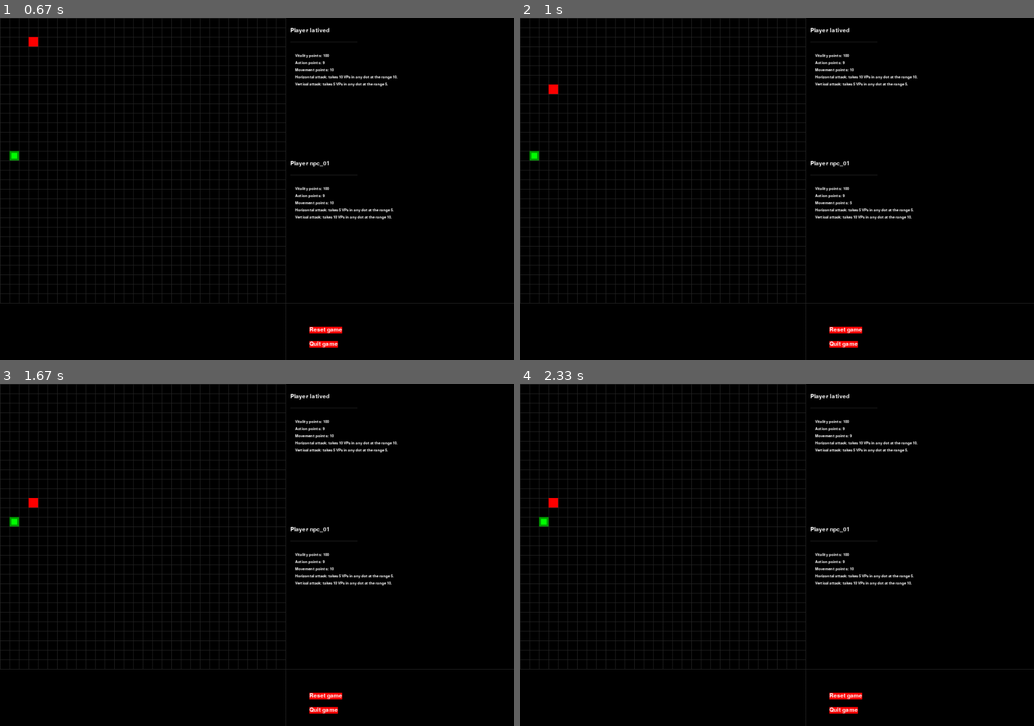
Above: before the commit, frames 1-4 (two rows, left to right).
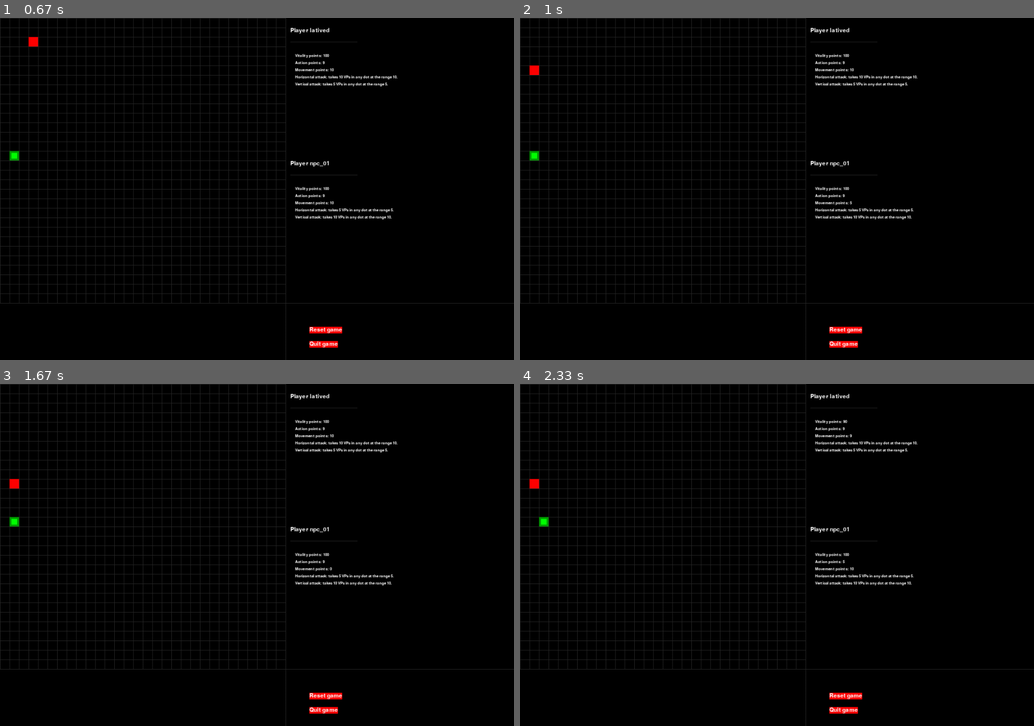
Above: after the commit, the same moments.

Repository: latived/ia2-p1
Game: pygame game, started from game.py
Same seed, same stepped clock (60 frames per second), same inputs: the game is played once before the commit and once after it.
Inputs:
- Up to frame 1 (0.67 s): tap Enter at 0.33 s
- Up to frame 2 (1 s): tap P at 0.67 s
- Up to frame 3 (1.67 s): no input
- Up to frame 4 (2.33 s): hold Right from 2 s (still down)

Frame 1 is identical in both runs. In frame 2, 0.1% of the frame differs, in the area x 1-8%, y 13-23%; in frame 3, 0.1%; in frame 4, 0.1%, in the area x 1-64%, y 10-53%.

Commit message:
Added check for optimal individuals in the population.

Diff:
--- a/ga.py
+++ b/ga.py
@@ -4,10 +4,11 @@
 Created by lativ on 21/08/18 at 09:04
 """
 import random
+import copy
 import config
 
-POPULATION_LIMT = 50
-EPOCH_LIMIT = 1
+POPULATION_LIMT = 100
+EPOCH_LIMIT = 5
 
 def npcGaActions(dotPlayer, dotNpc):
     """
@@ -90,7 +91,7 @@
         epoch += 1
         # npcNewCoords is dict like Player position attribute
 
-        npcNewCoords = findNewCoords(dotPlayer.position, dotNpc.position, dotNpc.movementPoints, population)
+        npcNewCoords, population = findNewCoords(dotPlayer, dotNpc, population)
 
         # Here we need to transform npcNewCoords to a list of actions (moves, attack and/or turn over)
         # I think we will need to use python generator
@@ -138,19 +139,49 @@
 
     return population
 
-def findNewCoords(dotPlayerCoords, dotNpcCoords, dotNpcMP, population):
+
+def findNewCoords(dotPlayer, dotNpc, population):
+    dotPlayerCoords = dotPlayer.position
+    dotNpcCoords = dotNpc.position
+    dotNpcMP = dotNpc.movementPoints
 
     if len(population) == 0:
         population = generateInitialPopulation()
 
     population = removeMonstersIfAny(population, dotPlayerCoords, dotNpcCoords, dotNpcMP)
 
+    # Now population a list of tuples as (fitness, coords)
     population = computeIndividualsFitness(population, dotPlayerCoords)
 
     population = sorted(population, key=lambda tup: tup[0])
 
-    return population[0][1]
-    # first individual, its coords
+    retCheck, (fitness, individual) = checkForOptimalIndividual(population, dotPlayer, dotNpc)
+
+    if retCheck:
+        # TODO: compute how much MPs has been expended. Really necessary?
+        print(fitness)
+        return individual, onlyCoordinates(population)
+
+    return population[0][1], []
+    # first individual, its coords; population
+
+
+def onlyCoordinates(populationWithFitness):
+    newPopulation = []
+    for individual in populationWithFitness:
+        newPopulation.append(individual[1])
+    return newPopulation
+
+def checkForOptimalIndividual(population, dotPlayer, dotNpc):
+    newDotNpc = copy.copy(dotNpc)
+
+    for (fitness, individual) in population:
+        newDotNpc.position = individual
+        canAtk = isAttackPossible(dotPlayer, newDotNpc)
+        if canAtk:
+            return True, (fitness, individual)
+
+    return False, None
 
 
 def computeIndividualsFitness(population, dotPlayerCoords):
@@ -182,6 +213,7 @@
         populationRanked.append((newFitness, individual))
 
     return populationRanked
+
 
 def removeMonstersIfAny(population, dotPlayerCoords, dotNpcCoords, dotNpcMP):
     newPopulation = []
@@ -198,6 +230,7 @@
 
     return newPopulation
 
+
 def isAttackPossible(dotPlayer, dotNpc):
     nx = dotNpc.position['x']
     ny = dotNpc.position['y']
